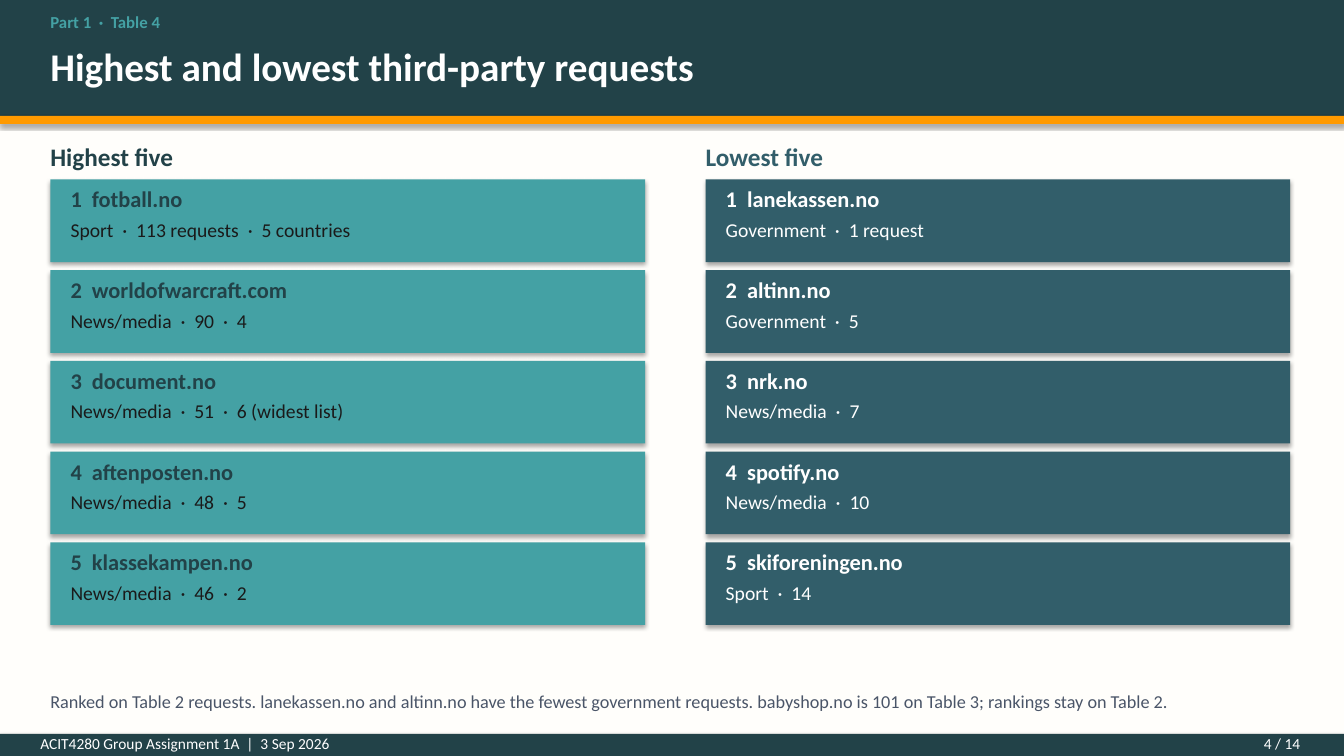
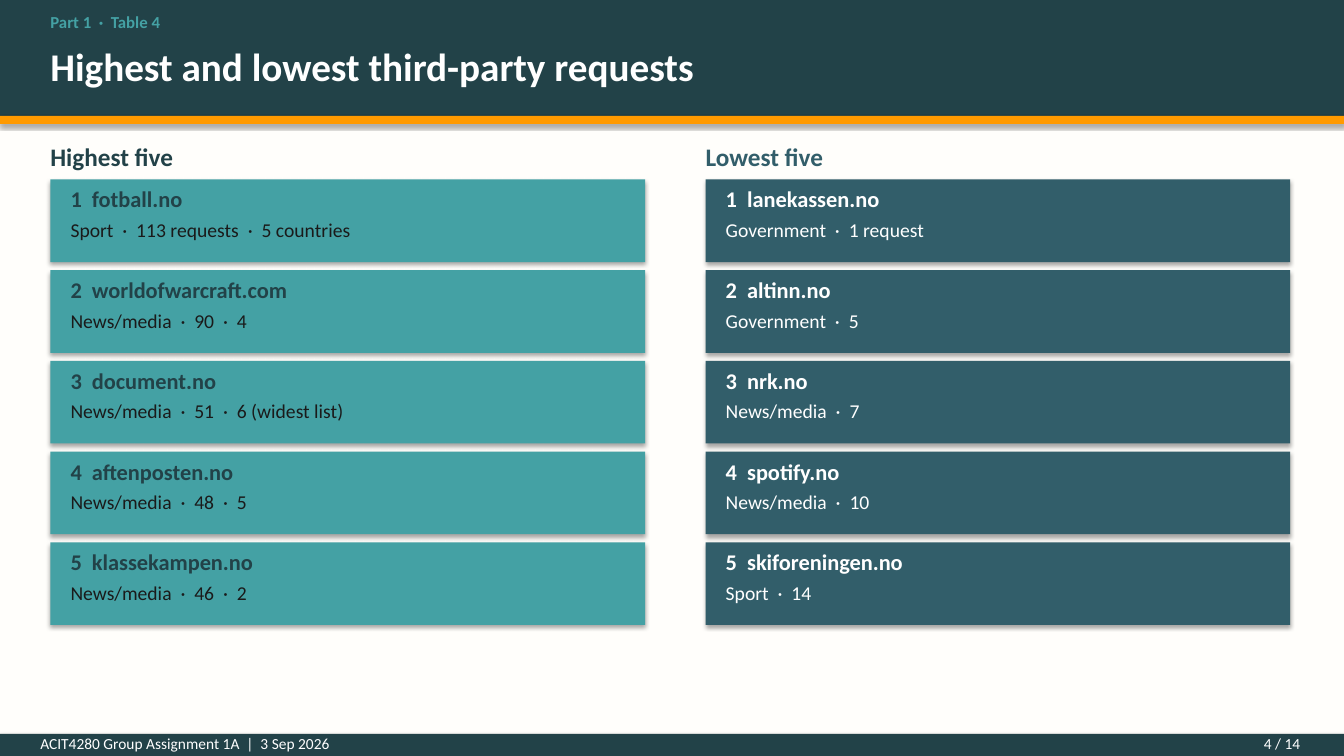
Before and after one commit to kasa031/Bacheloroppgave, a slide deck: slide 4 of ACIT4280_1A_presentation.pptx. Drawn at 1344x756 pixels with LibreOffice and Linux fonts; fonts in the diff are those of the drawing. Boxes give left, top, right and bottom in pixels: in the first picture for what was removed or moved away, otherwise in the second. Text is boxed around its words. In the diff, an @@ line names an element or a change of style, - is before the commit and + after.

```diff
--- a/ACIT4280_1A_presentation.pptx
+++ b/ACIT4280_1A_presentation.pptx
@@ text removed at <box>50,695,1168,711</box> @@
-Ranked on Table 2 requests. lanekassen.no and altinn.no have the fewest government requests. babyshop.no is 101 on Table 3; rankings stay on Table 2.
```
Also in this commit, not shown: 4 other files.
